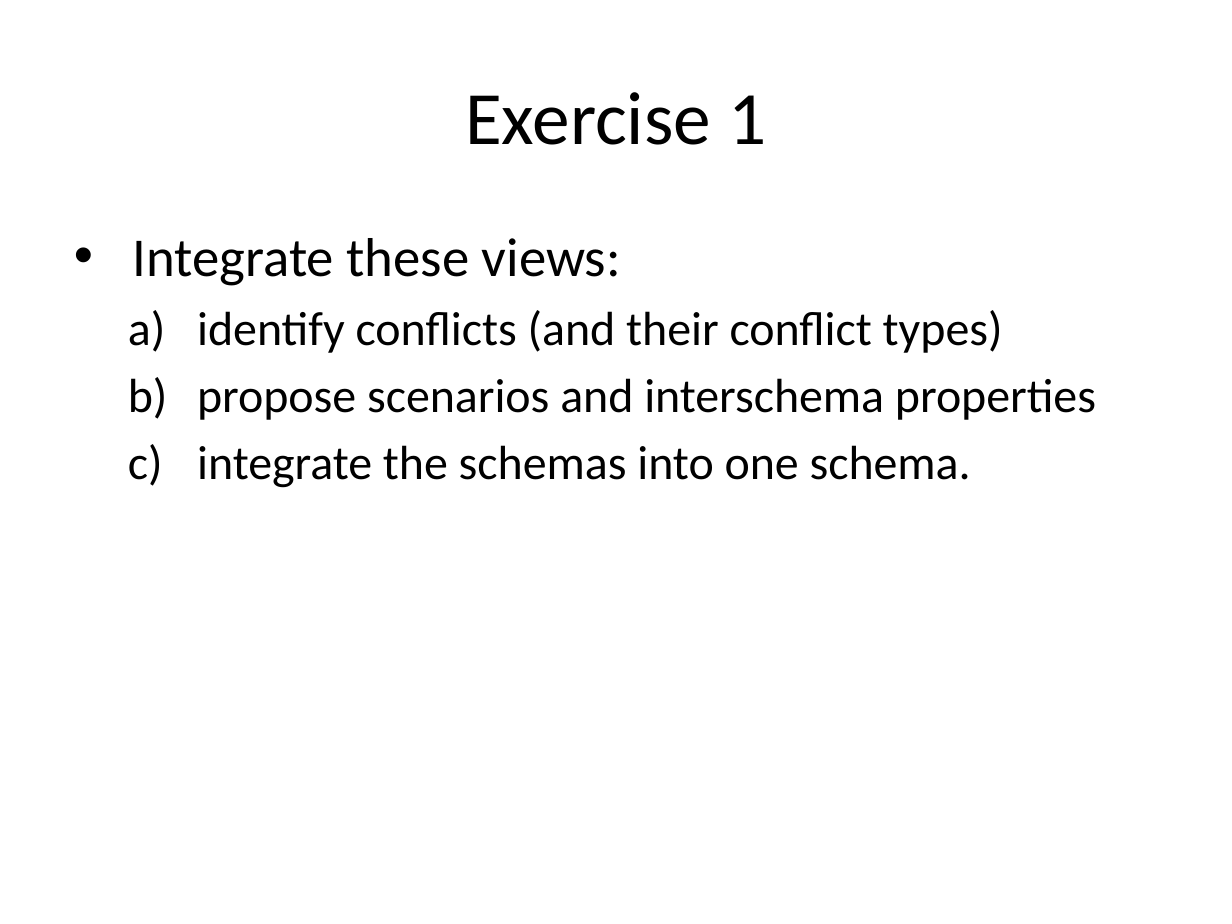
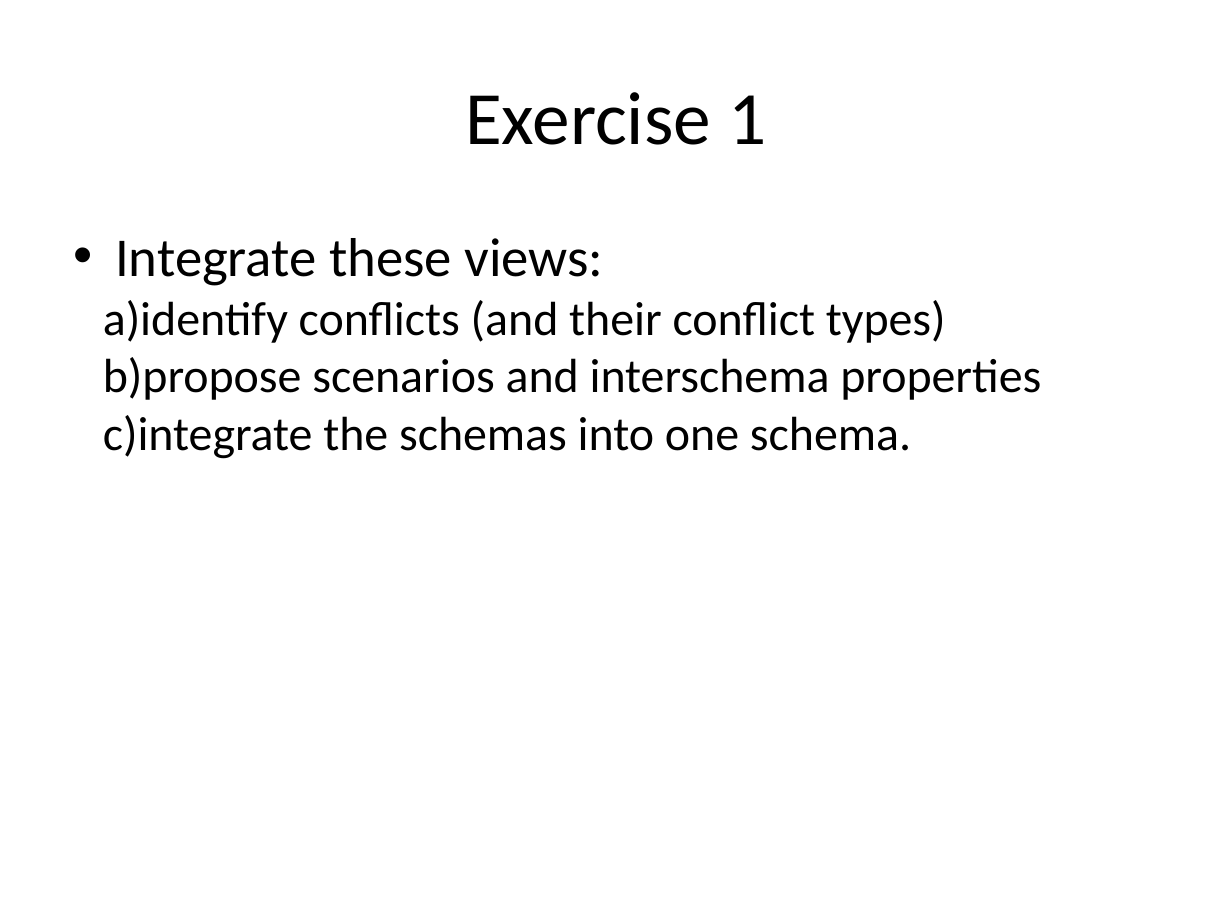
Before and after one commit to bugxd/DBTech, a slide deck: slide 2 of Assignment_4.pptx. Drawn at 1232x924 pixels with LibreOffice and Linux fonts; fonts in the diff are those of the drawing. Boxes give left, top, right and bottom in pixels: in the first picture for what was removed or moved away, otherwise in the second. Text is boxed around its words. In the diff, an @@ line names an element or a change of style, - is before the commit and + after.

```diff
--- a/Assignment_4.pptx
+++ b/Assignment_4.pptx
@@ text "Integrate these views:" at bbox=[103, 238, 1041, 459]: indent changed; less space between paragraphs @@
```
Also in this commit, not shown: 15 other slides changed.
